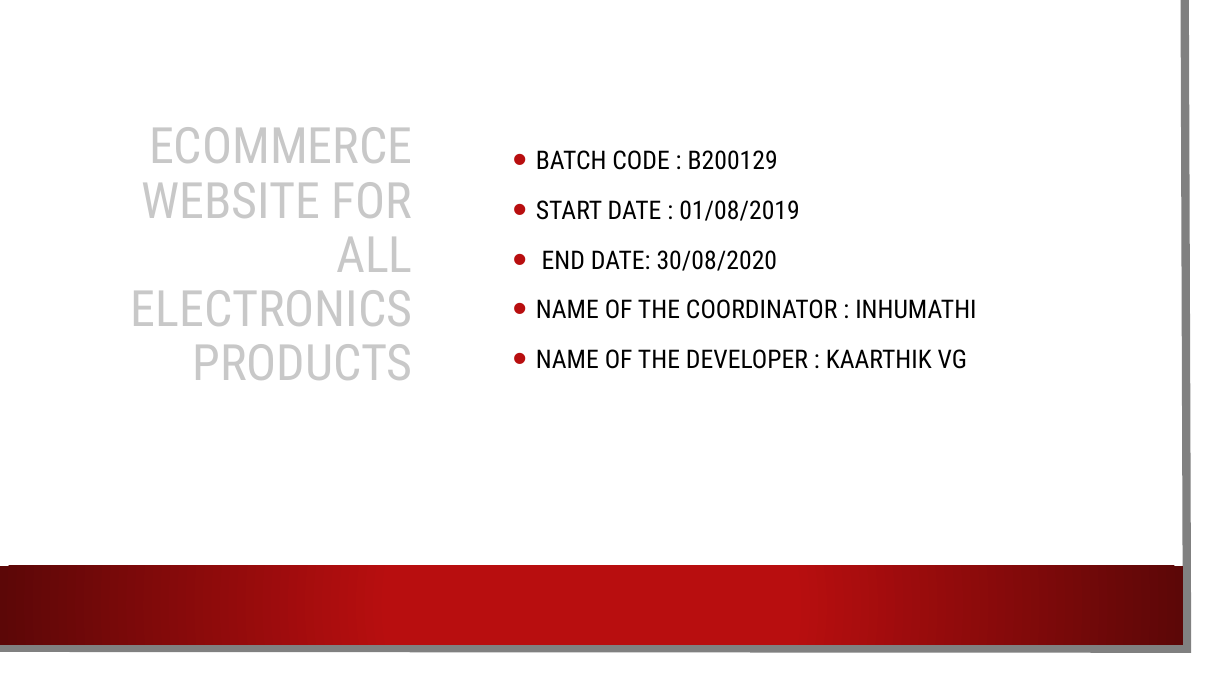
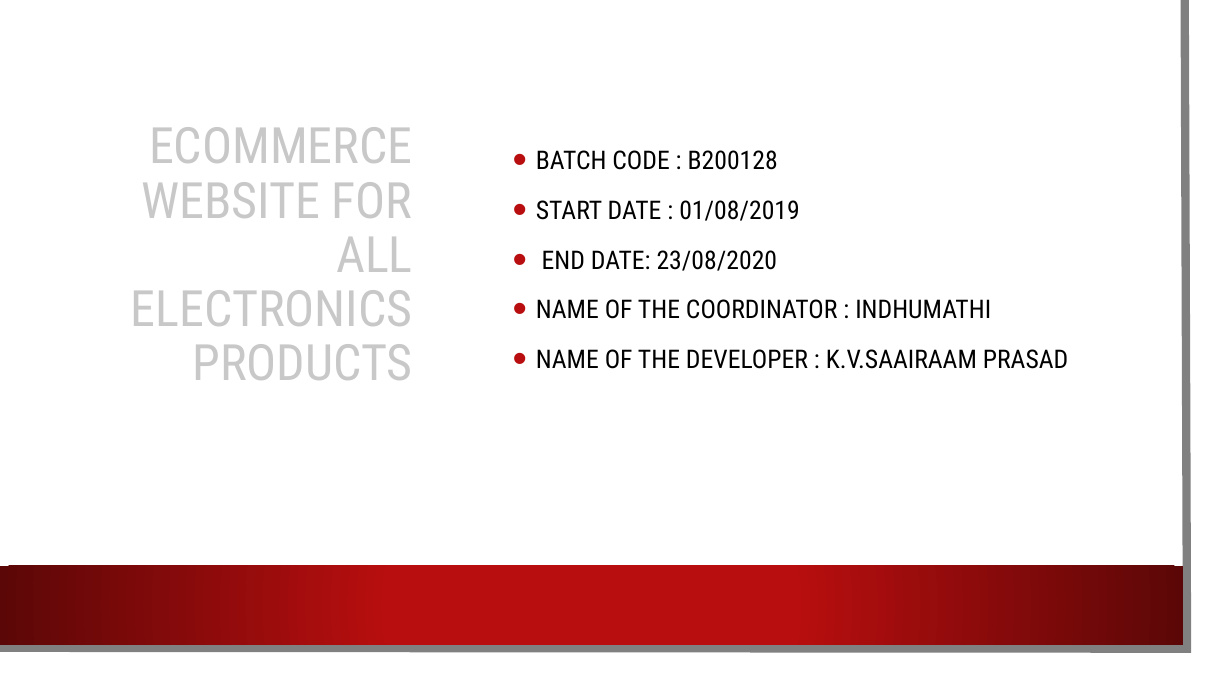
Before and after one commit to saairaam/niit-, a slide deck: slide 2 of ECOMMERCE PROJECT FOR ONLINE SHOPPING (1).pptx. Drawn at 1232x693 pixels with LibreOffice and Linux fonts; fonts in the diff are those of the drawing; background and template pictures are left out. Boxes give left, top, right and bottom in pixels: in the first picture for what was removed or moved away, otherwise in the second. Text is boxed around its words. In the diff, an @@ line names an element or a change of style, - is before the commit and + after.

```diff
--- a/ECOMMERCE PROJECT FOR ONLINE SHOPPING (1).pptx
+++ b/ECOMMERCE PROJECT FOR ONLINE SHOPPING (1).pptx
@@ text at <box>536,150,778,170</box>: text changed @@
-• BATCH CODE : B200129
+• BATCH CODE : B200128
@@ text at <box>536,250,1068,369</box>: text changed @@
-• END DATE: 30/08/2020
-• NAME OF THE COORDINATOR : INHUMATHI
-• NAME OF THE DEVELOPER : KAARTHIK VG
+• END DATE: 23/08/2020
+• NAME OF THE COORDINATOR : INDHUMATHI
+• NAME OF THE DEVELOPER : K.V.SAAIRAAM PRASAD
```
Also in this commit, not shown: 3 other slides changed, 7 slides removed.
